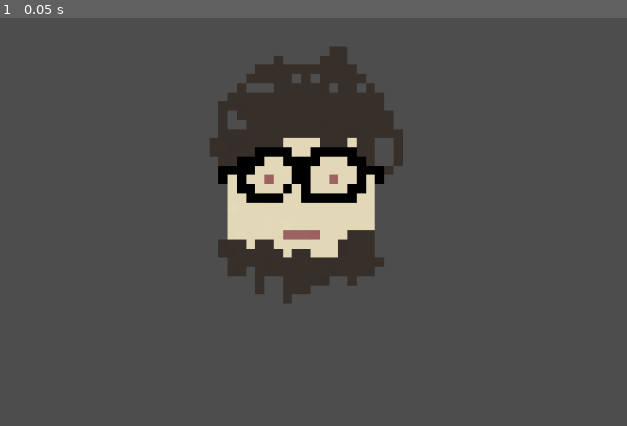
Above: before the commit, frame 1.
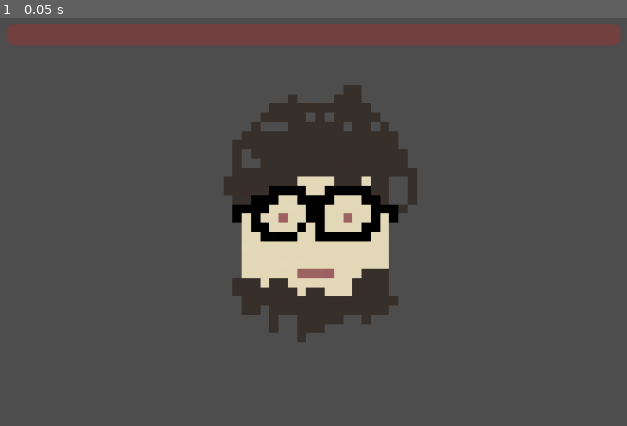
Above: after the commit, the same moment.

Repository: Topech/tick-souls
Game: Godot game, scene res://root_scenes/boss_round/boss_round.tscn
Same seed, same stepped clock (60 frames per second), same inputs: the game is played once before the commit and once after it. This scene is started directly instead of the project's main scene.
Inputs:
- Up to frame 1 (0.05 s): no input

The runs differ from the first frame. In frame 1, 17% of the frame differs, in the area x 1-99%, y 1-80%.

Commit message:
boss stuff

Diff:
--- /dev/null
+++ b/boss/boss.gd
@@ -0,0 +1,22 @@
+extends Node2D
+
+@onready var player_sucking_box = $PlayerSuckingBox
+@onready var health_bar = $HealthBar
+
+
+func _process(delta: float) -> void:
+	for body in player_sucking_box.get_overlapping_bodies():
+		# debugging purposes
+		if body == $PlayerCollisionBox:
+			continue
+
+		var player: Player = null
+		if is_instance_of(body, Player):
+			player = body
+		elif is_instance_of(body.owner, Player):
+			player = body.get_player_node()
+		else:
+			continue
+
+		if player.state == player.states.SUCKING:
+			health_bar.value -= 5.0 * delta
--- a/boss/boss.tscn
+++ b/boss/boss.tscn
@@ -1,6 +1,7 @@
-[gd_scene load_steps=5 format=3 uid="uid://y4u7prqsp0xc"]
+[gd_scene load_steps=6 format=3 uid="uid://y4u7prqsp0xc"]
 
 [ext_resource type="Texture2D" uid="uid://cmxu2vbip0up3" path="res://assets/XavFace_spritesheet.png" id="1_b105h"]
+[ext_resource type="Script" uid="uid://dcjb6jp1j44p4" path="res://boss/boss.gd" id="1_nnfxe"]
 
 [sub_resource type="AtlasTexture" id="AtlasTexture_nnfxe"]
 atlas = ExtResource("1_b105h")
@@ -14,6 +15,7 @@
 height = 196.0
 
 [node name="Boss" type="Node2D"]
+script = ExtResource("1_nnfxe")
 
 [node name="Sprite2D" type="Sprite2D" parent="."]
 texture_filter = 1
@@ -28,10 +30,20 @@
 shape = SubResource("CapsuleShape2D_yy71b")
 
 [node name="PlayerSuckingBox" type="Area2D" parent="."]
-collision_layer = 4
-collision_mask = 4
+collision_layer = 5
+collision_mask = 5
 
 [node name="CollisionShape2D" type="CollisionShape2D" parent="PlayerSuckingBox"]
 position = Vector2(0, 8)
 shape = SubResource("CapsuleShape2D_b105h")
 debug_color = Color(0.886728, 0.30003, 0.365051, 0.42)
+
+[node name="HealthBar" type="ProgressBar" parent="."]
+modulate = Color(0.770763, 0.312755, 0.289739, 1)
+offset_left = -326.0
+offset_top = -211.0
+offset_right = -19.0
+offset_bottom = -188.0
+scale = Vector2(2.12, 1)
+value = 100.0
+show_percentage = false
--- a/player/player_score_label.gd
+++ b/player/player_score_label.gd
@@ -6,12 +6,15 @@
 @onready var name_label = $NameLabel
 @onready var score_label = $ScoreLabel
 
+
 func _ready() -> void:
 	visible = false
 	# yes this is very efficient
 	for id in PlayerInputDevices.get_all_players():
 		if id == player_id:
 			visible = true
+			var player_details: Global.PlayerDetails = Global.player_details_lookup[player_id]
+			modulate = player_details.tinge
 
 
 func _process(_delta: float) -> void:
--- a/root_scenes/boss_round/boss_round.gd
+++ b/root_scenes/boss_round/boss_round.gd
@@ -8,8 +8,10 @@
 
 
 func _ready() -> void:
+	# spawn first one early
+	$TweezerSpawnTimer.wait_time = 1
+	$TweezerSpawnTimer.start()
 	$TweezerSpawnTimer.wait_time = 10
-	$TweezerSpawnTimer.start()
 
 
 func _on_tweezers_tweezed_player(player: Player) -> void:
--- a/root_scenes/boss_round/boss_round.tscn
+++ b/root_scenes/boss_round/boss_round.tscn
@@ -1,15 +1,16 @@
-[gd_scene load_steps=5 format=3 uid="uid://c2s3gnbn1u8ee"]
+[gd_scene load_steps=6 format=3 uid="uid://c2s3gnbn1u8ee"]
 
 [ext_resource type="PackedScene" uid="uid://y4u7prqsp0xc" path="res://boss/boss.tscn" id="1_2m0ip"]
 [ext_resource type="Script" uid="uid://pivhiqu4ynfv" path="res://root_scenes/boss_round/boss_round.gd" id="1_x50sn"]
 [ext_resource type="Script" uid="uid://7vw62jfhqglr" path="res://root_scenes/round/player_spawner.gd" id="2_tj4qp"]
 [ext_resource type="Script" uid="uid://pse7mut484yx" path="res://root_scenes/round/player_container.gd" id="3_x50sn"]
+[ext_resource type="PackedScene" uid="uid://ixo1qhmijyhj" path="res://player/player_score_label.tscn" id="5_xjsek"]
 
 [node name="BossRound" type="Node2D"]
 script = ExtResource("1_x50sn")
 
 [node name="Boss" parent="." instance=ExtResource("1_2m0ip")]
-position = Vector2(403, 223)
+position = Vector2(418, 264)
 
 [node name="PlayerSpawner" type="Node" parent="."]
 script = ExtResource("2_tj4qp")
@@ -37,5 +38,29 @@
 [node name="RoundTimer" type="Timer" parent="."]
 autostart = true
 
+[node name="PlayerScoreLabel1" parent="." instance=ExtResource("5_xjsek")]
+player_id = 1
+
+[node name="PlayerScoreLabel2" parent="." instance=ExtResource("5_xjsek")]
+layout_direction = 3
+offset_left = -841.0
+offset_right = -641.0
+offset_bottom = 23.0
+player_id = 2
+
+[node name="PlayerScoreLabel3" parent="." instance=ExtResource("5_xjsek")]
+offset_top = 452.0
+offset_right = 200.0
+offset_bottom = 475.0
+player_id = 3
+
+[node name="PlayerScoreLabel4" parent="." instance=ExtResource("5_xjsek")]
+layout_direction = 3
+offset_left = -839.0
+offset_top = 448.0
+offset_right = -639.0
+offset_bottom = 471.0
+player_id = 4
+
 [connection signal="timeout" from="TweezerSpawnTimer" to="." method="_on_tweezer_spawn_timer_timeout"]
 [connection signal="timeout" from="RoundTimer" to="." method="_on_round_timer_timeout"]
Not shown, added: boss/boss.gd.uid
